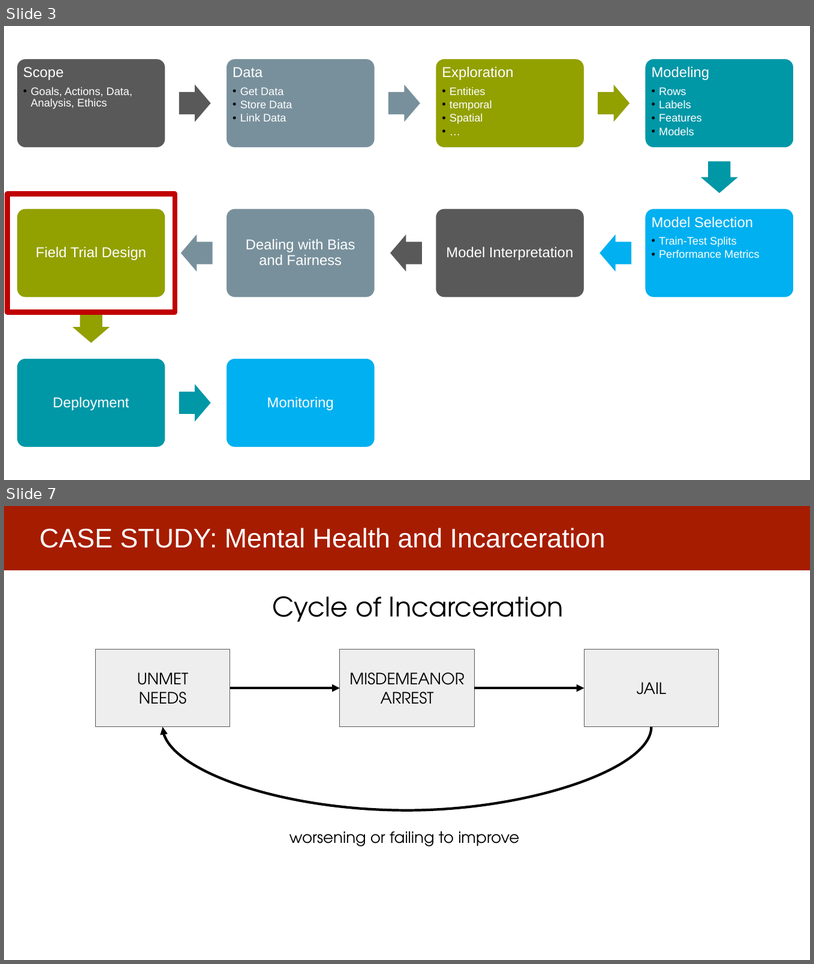
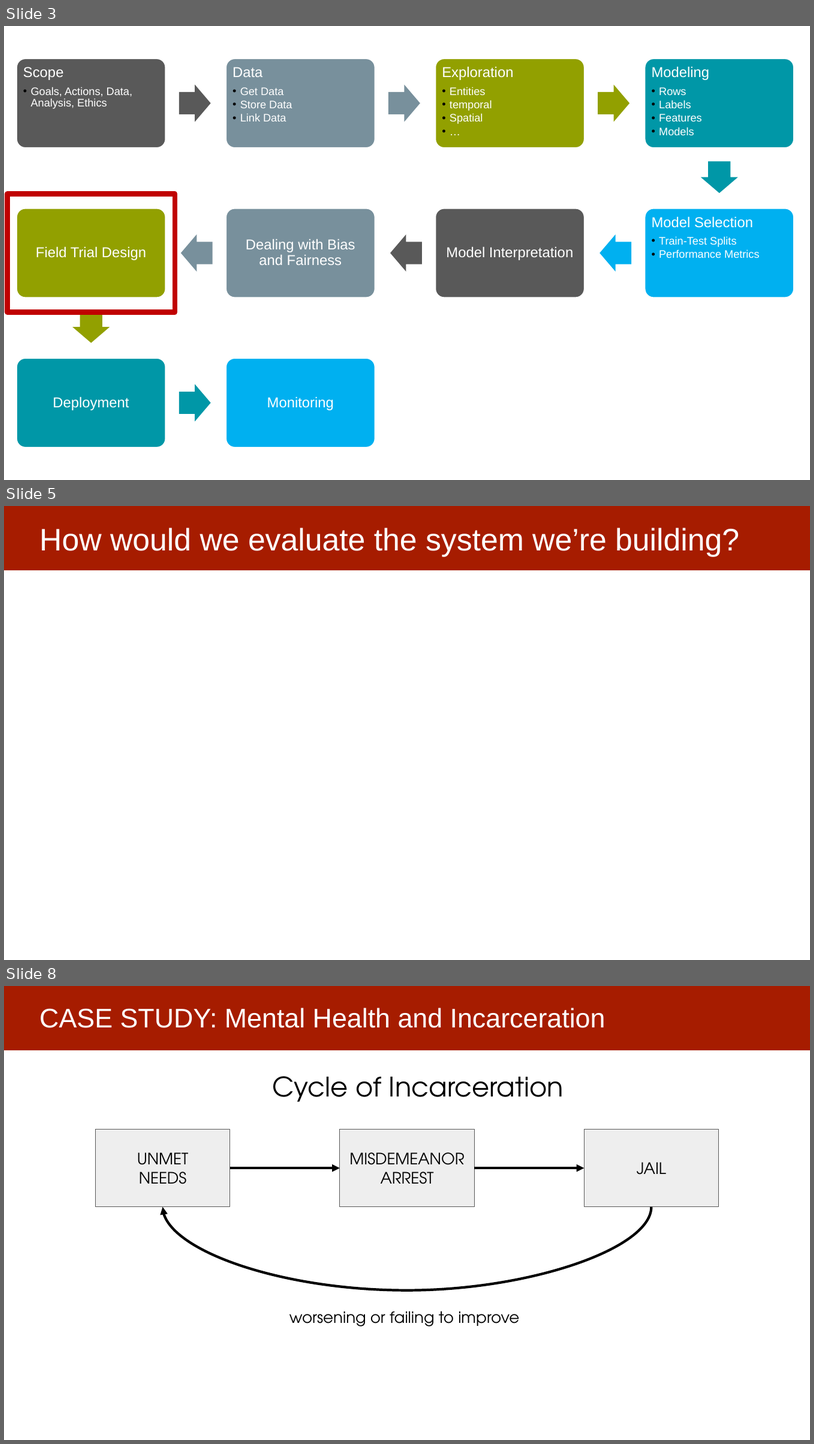
Before and after one commit to dssg/MLinPractice, a slide deck: Lectures/Lecture20-FieldValidation.pptx. Shown one above the other, each under a label of ours: slides 3 and 7 before the commit, slides 3, 5 and 8 after it; the slides between them are not shown. The pictures are 814x964 and 814x1444 pixels, drawn with LibreOffice and Linux fonts; fonts in the diff are those of the drawing. Boxes give left, top, right and bottom in pixels: in the first picture for what was removed or moved away, otherwise in the second. Text is boxed around its words. In the diff, an @@ line names an element or a change of style, - is before the commit and + after.

```diff
--- a/Lectures/Lecture20-FieldValidation.pptx
+++ b/Lectures/Lecture20-FieldValidation.pptx
@@ slide 5 added at (4, 506, 810, 960), background #FFFFFF; not listed: 1 template element that a slide beside it also shows @@
@@ title added at (39, 528, 740, 557), 37 pt, text #FFFFFF @@
+How would we evaluate the system we’re building?
@@ what was slide 7 is now slide 8 @@
```
Also in this commit, not shown: 6 slides changed, 5 other slides added, 2 slides removed, 2 other files.
